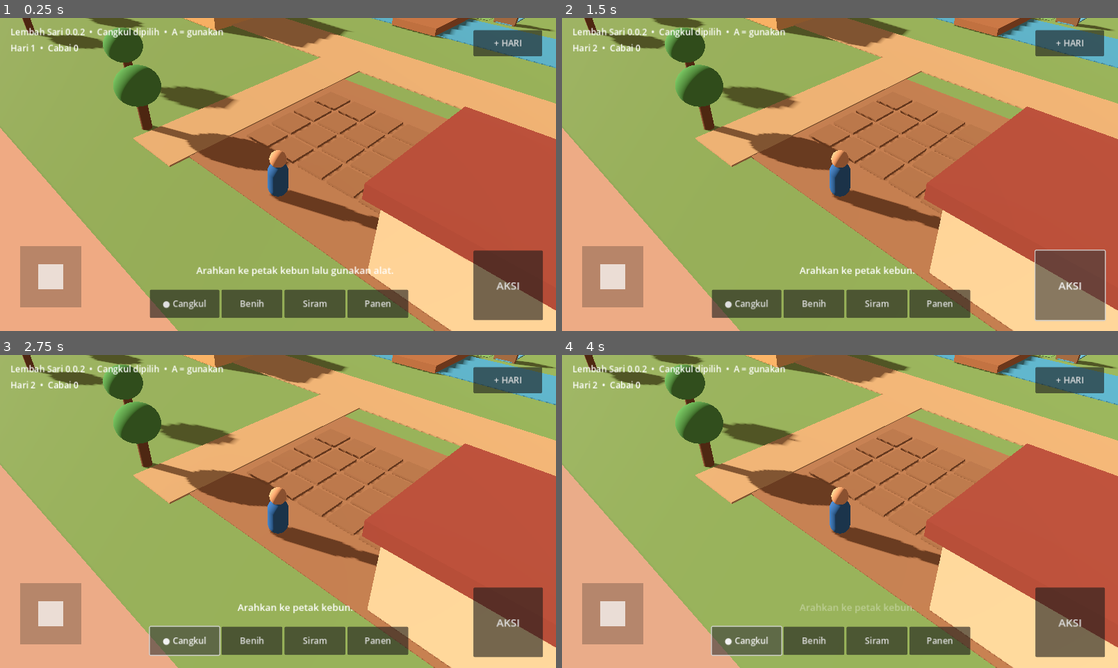
Above: before the commit, frames 1-4 (two rows, left to right).
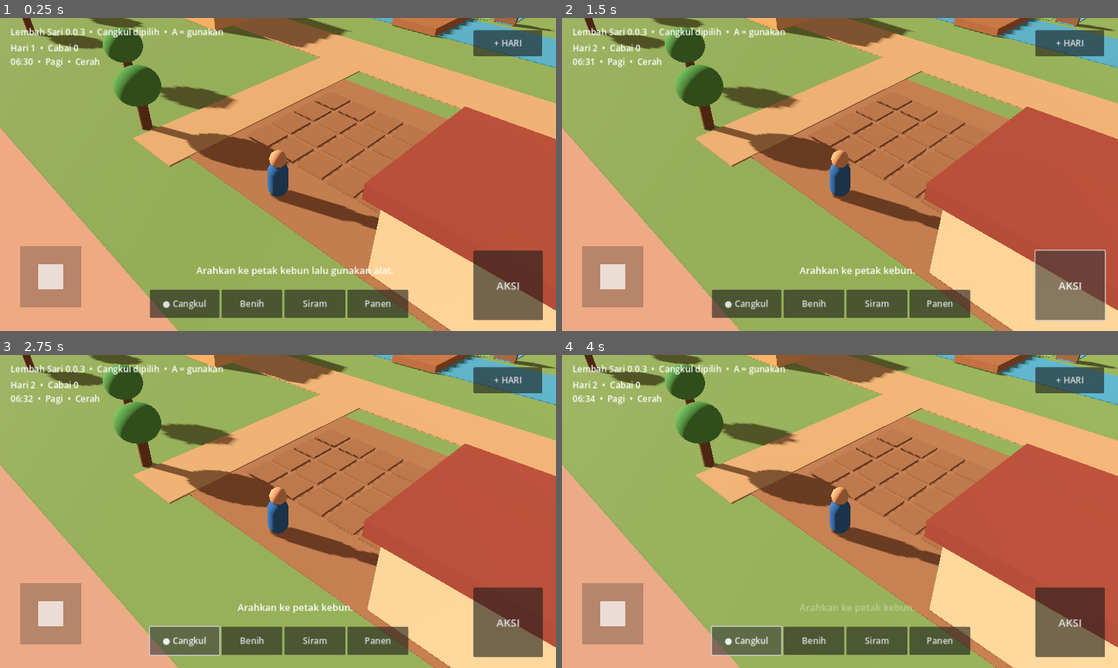
Above: after the commit, the same moments.

Repository: eneft/Lembah-sari
Game: Godot game, scene res://scenes/Main.tscn
Same seed, same stepped clock (60 frames per second), same inputs: the game is played once before the commit and once after it.
Inputs:
- Up to frame 1 (0.25 s): no input
- Up to frame 2 (1.5 s): click "+ HARI" at 0.5 s; click "AKSI" at 1.25 s
- Up to frame 3 (2.75 s): click "● Cangkul" at 2 s
- Up to frame 4 (4 s): click "Benih" at 2.75 s; click "Cangkul" at 3.5 s

The runs differ from the first frame. In frame 1, 0.2% of the frame differs, in the area x 1-18%, y 4-16%; in frame 2, 0.4%, in the area x 1-100%, y 0-99%; in frame 3, 0.4%; in frame 4, 0.4%.

Commit message:
feat: show clock weather and day cycle in HUD

Diff:
--- a/scripts/mobile_controls.gd
+++ b/scripts/mobile_controls.gd
@@ -2,6 +2,7 @@
 
 var player: Node = null
 var farm_manager: Node = null
+var time_manager: Node = null
 
 @onready var action_button: Button = $Root/ActionButton
 @onready var hoe_button: Button = $Root/HoeButton
@@ -40,6 +41,14 @@
 		if farm_manager.has_signal("harvest_changed"):
 			farm_manager.harvest_changed.connect(func(_total): _refresh_status())
 
+	var clocks := get_tree().get_nodes_in_group("game_time")
+	if not clocks.is_empty():
+		time_manager = clocks[0]
+		if time_manager.has_signal("status_changed"):
+			time_manager.status_changed.connect(_refresh_status)
+		if time_manager.has_signal("weather_changed"):
+			time_manager.weather_changed.connect(func(weather): _on_weather_changed(str(weather)))
+
 	_on_tool_changed("hoe")
 	_refresh_status()
 
@@ -53,12 +62,17 @@
 		player.set_tool(tool)
 
 func _on_next_day_pressed() -> void:
-	if farm_manager == null:
-		_on_feedback("Sistem kebun belum siap.")
+	if time_manager != null and time_manager.has_method("skip_to_next_day"):
+		var result: Dictionary = time_manager.skip_to_next_day()
+		_on_feedback(str(result.get("message", "Hari berikutnya dimulai.")))
+		_refresh_status()
 		return
-	var result: Dictionary = farm_manager.next_day()
-	_on_feedback(str(result.get("message", "Hari berikutnya dimulai.")))
-	_refresh_status()
+	if farm_manager != null:
+		var fallback: Dictionary = farm_manager.next_day()
+		_on_feedback(str(fallback.get("message", "Hari berikutnya dimulai.")))
+		_refresh_status()
+		return
+	_on_feedback("Sistem waktu belum siap.")
 
 func _on_tool_changed(tool: String) -> void:
 	var labels := {
@@ -76,7 +90,11 @@
 		"seed": seed_button.text = "● Benih"
 		"water": water_button.text = "● Siram"
 		"hand": hand_button.text = "● Panen"
-	hint_label.text = "Lembah Sari 0.0.2  •  %s dipilih  •  A = gunakan" % labels.get(tool, tool)
+	hint_label.text = "Lembah Sari 0.0.3  •  %s dipilih  •  A = gunakan" % labels.get(tool, tool)
+
+func _on_weather_changed(weather: String) -> void:
+	if weather == "rain":
+		_on_feedback("Hujan turun. Tanaman yang sudah ditanam akan tersiram.")
 
 func _on_feedback(text: String) -> void:
 	feedback_label.text = text
@@ -86,7 +104,10 @@
 	tween.tween_property(feedback_label, "modulate:a", 0.35, 0.6)
 
 func _refresh_status() -> void:
+	var farm_text := "Hari 1  •  Cabai 0"
 	if farm_manager != null and farm_manager.has_method("get_status_text"):
-		status_label.text = farm_manager.get_status_text()
-	else:
-		status_label.text = "Hari 1  •  Cabai 0"
+		farm_text = farm_manager.get_status_text()
+	var clock_text := "06:30  •  Pagi  •  Cerah"
+	if time_manager != null and time_manager.has_method("get_status_text"):
+		clock_text = time_manager.get_status_text()
+	status_label.text = "%s\n%s" % [farm_text, clock_text]
